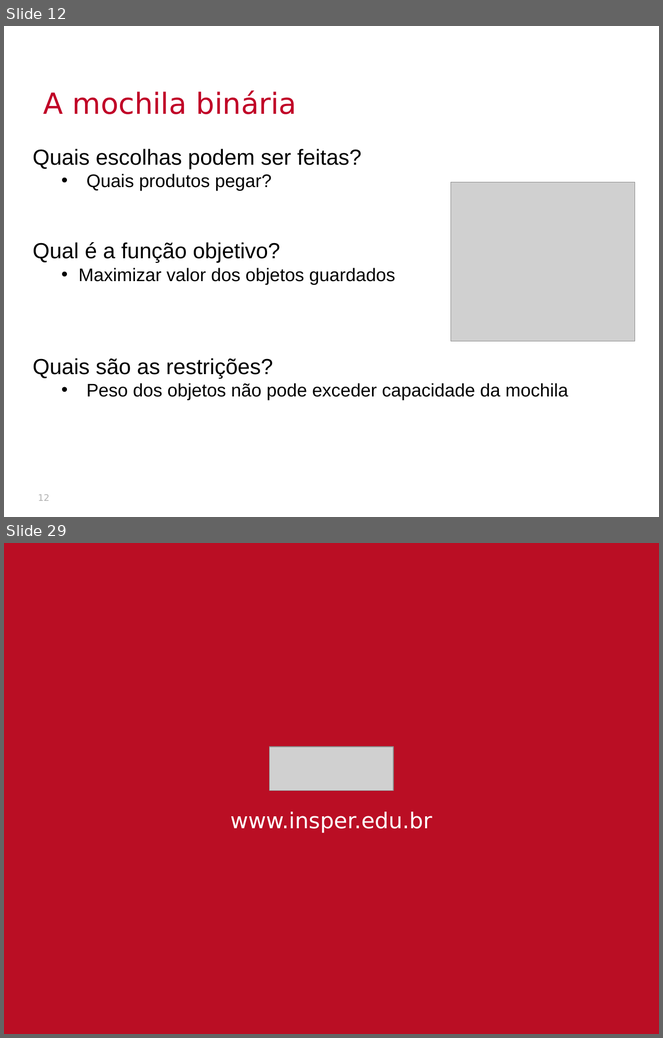
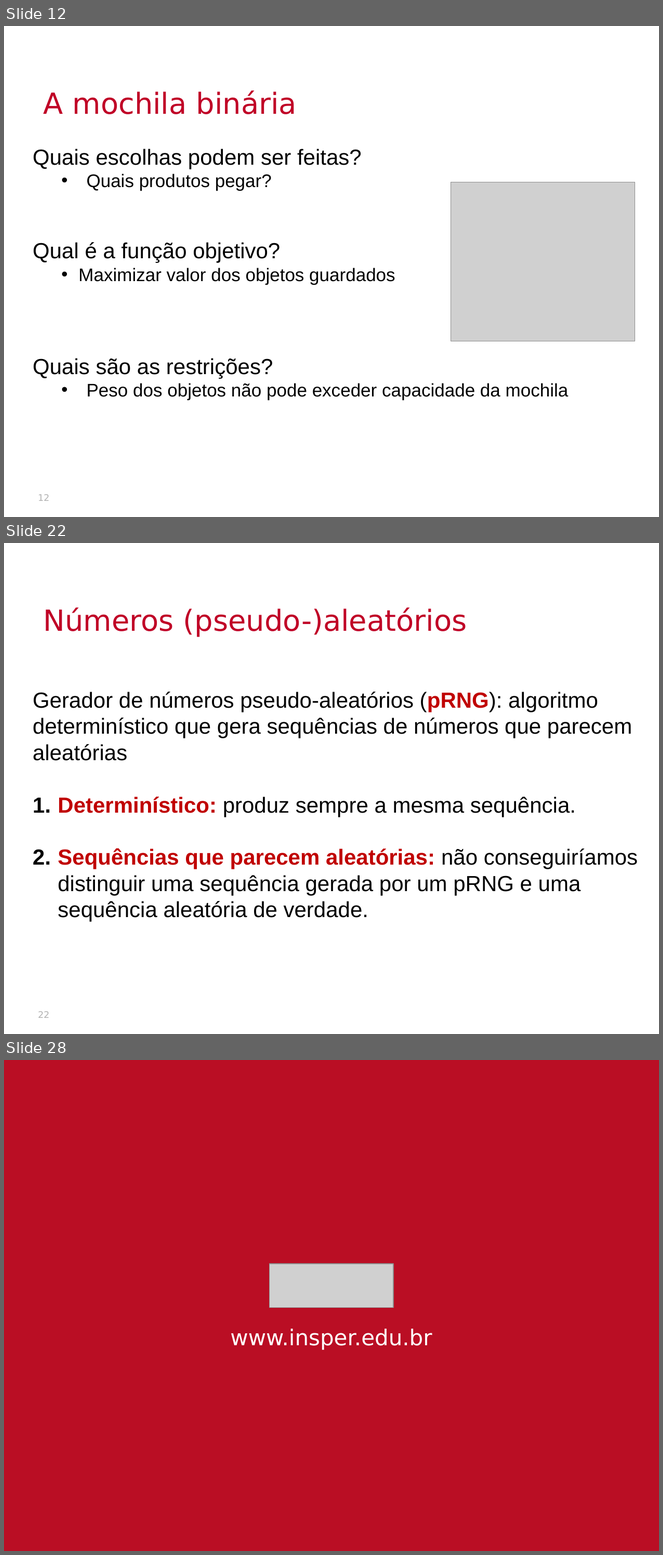
Before and after one commit to thalials/supercomp, a slide deck: aulas/05-algoritmos-aleatorios/slides.pptx. Shown one above the other, each under a label of ours: slides 12 and 29 before the commit, slides 12, 22 and 28 after it; the slides between them are not shown. The pictures are 663x1038 and 663x1555 pixels, drawn with LibreOffice and Linux fonts; fonts in the diff are those of the drawing; grey boxes stand for pictures; background and template pictures are left out. Boxes give left, top, right and bottom in pixels: in the first picture for what was removed or moved away, otherwise in the second. Text is boxed around its words. In the diff, an @@ line names an element or a change of style, - is before the commit and + after.

```diff
--- a/aulas/05-algoritmos-aleatorios/slides.pptx
+++ b/aulas/05-algoritmos-aleatorios/slides.pptx
@@ slide 22 added at [4, 543, 659, 1034], background picture (left out) @@
@@ text added at [43, 607, 467, 637], 32 pt, text #C00026 @@
+Números (pseudo-)aleatórios
@@ text added at [33, 692, 638, 922], 24 pt, text #000000 @@
+Gerador de números pseudo-aleatórios (pRNG): algoritmo determinístico que gera sequências de números que parecem aleatórias
+1. Determinístico: produz sempre a mesma sequência.
+2. Sequências que parecem aleatórias: não conseguiríamos distinguir uma sequência gerada por um pRNG e uma sequência aleatória de verdade.
@@ page number added at [38, 1012, 49, 1018], 10 pt, text #B2B2B2 @@
+22
@@ what was slide 29 is now slide 28 @@
```
Also in this commit, not shown: 5 slides changed, 14 other slides added, 16 slides removed, 29 other files.
